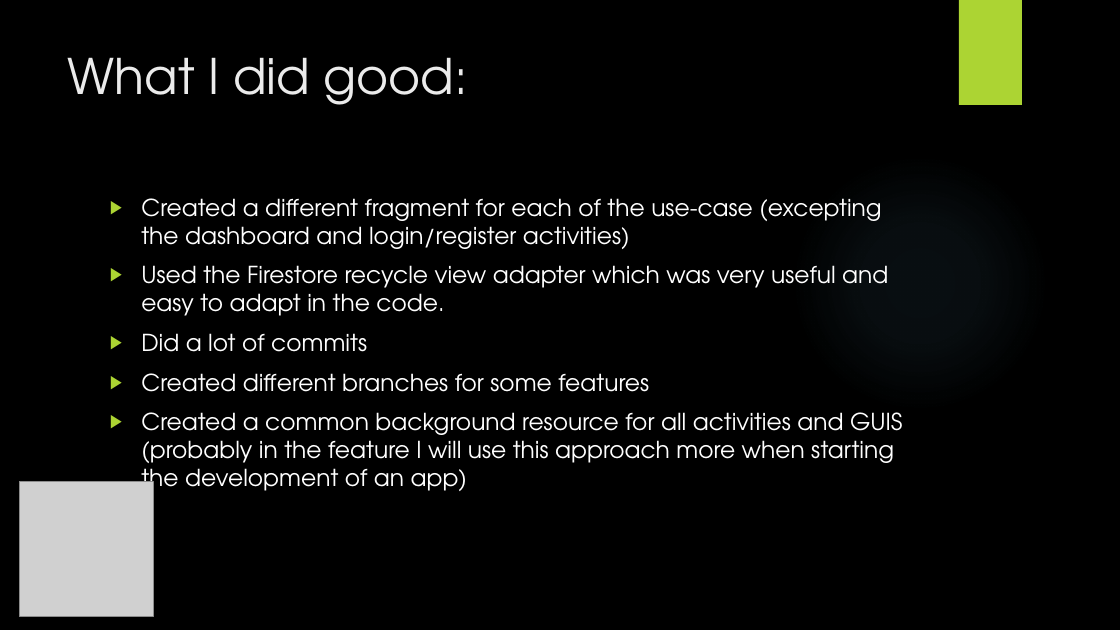
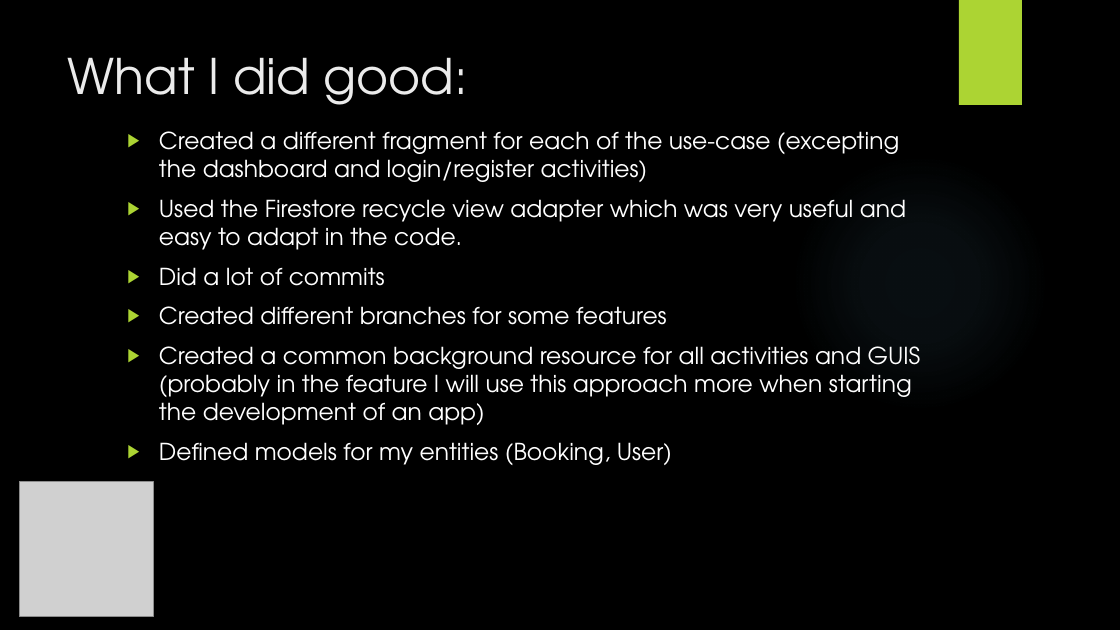
Before and after one commit to alexandruoliva/BookingManagementGAD, a slide deck: slide 9 of Booking Management App.pptx. Drawn at 1120x630 pixels with LibreOffice and Linux fonts; fonts in the diff are those of the drawing; grey boxes stand for pictures; background and template pictures are left out. Boxes give left, top, right and bottom in pixels: in the first picture for what was removed or moved away, otherwise in the second. Text is boxed around its words. In the diff, an @@ line names an element or a change of style, - is before the commit and + after.

```diff
--- a/Booking Management App.pptx
+++ b/Booking Management App.pptx
@@ text "Created a different fragment for ...": place and size @@
-text "Created a different fragment for ..." at <box>141,198,903,498</box>
+text "Created a different fragment for ..." at <box>159,131,921,465</box>
@@ text at <box>159,442,672,465</box>: paragraph added @@
+▶ Defined models for my entities (Booking, User)
```
Also in this commit, not shown: 4 other slides changed.
